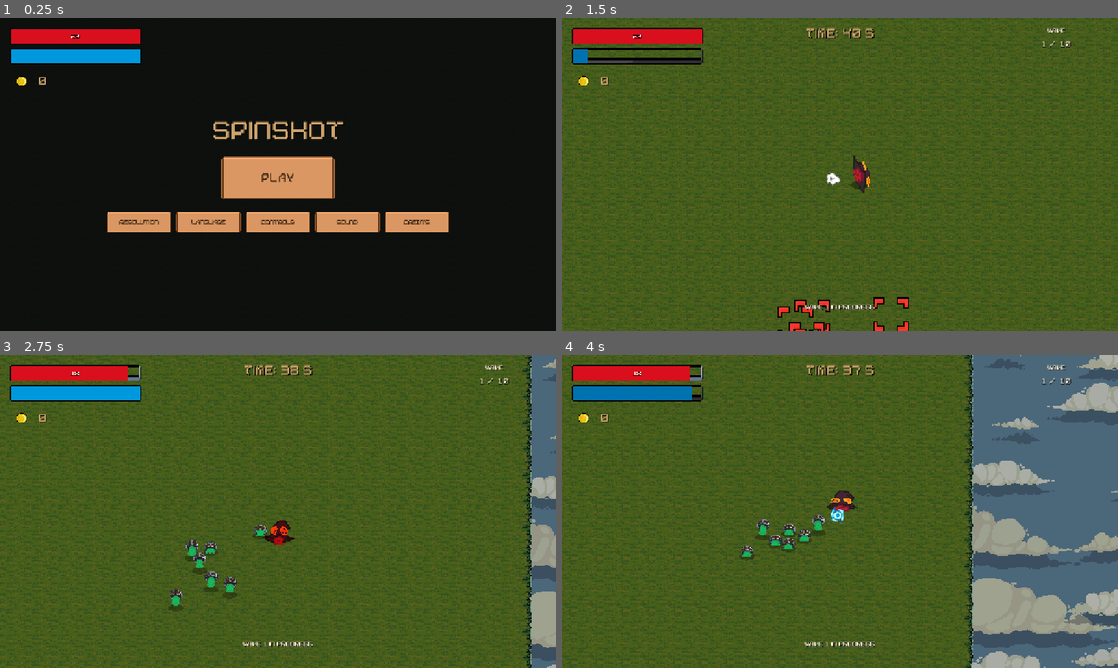
Above: before the commit, frames 1-4 (two rows, left to right).
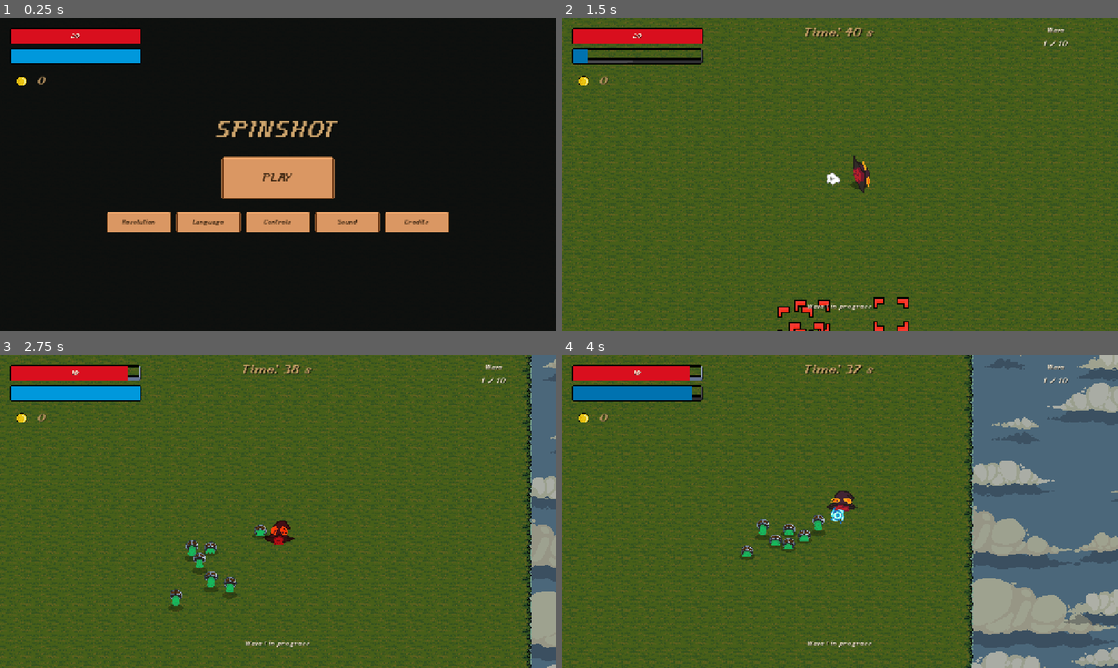
Above: after the commit, the same moments.

Repository: 4FCC/spinshot
Game: Godot game, scene res://Scenes/Main.tscn
The game is run twice, just before and just after one commit, with the same random seed, the same clock (stepped at 60 frames per second) and the same inputs.
Inputs (mouse positions are in pixels of both pictures, inside the frame that each line leads up to):
- Up to frame 1 (0.25 s): no input
- Up to frame 2 (1.5 s): click (840, 177) at 0.5 s; tap Enter at 1.25 s; move the mouse to (962, 158) at 1.27 s; hold D (Derecha) from 1.28 s (still down); tap Space (dodge) at 1.35 s
- Up to frame 3 (2.75 s): move the mouse to (166, 527) at 2.02 s; release D (Derecha) at 2.03 s; hold S (Abajo) from 2.03 s (still down); tap Space (dodge) at 2.1 s
- Up to frame 4 (4 s): move the mouse to (895, 442) at 2.77 s; release S (Abajo) at 2.78 s; hold D (Derecha) 2.78-3.53 s; hold N (end_wave) 2.78-3.53 s; tap Space (dodge) at 3.05, 3.8 s; move the mouse to (812, 574) at 3.52 s; hold W (Arriba) from 3.53 s (still down); right-click (812, 574) at 3.6 s

The runs differ from the first frame. In frame 1, 1.3% of the frame differs, in the area x 6-78%, y 4-67%; in frame 2, 0.6%; in frame 3, 0.6%; in frame 4, 0.6%.

Commit message:
Combat feedback, balance, shop card UI font/layout, credits
1. Friendly fire (own SpinShot hits player):
   - Plays the enemy-hit SFX and applies a knockback opposite to the impact
     (billy.apply_knockback + decaying _knockback).
   - During the post-hit invulnerability the player now blinks (red/alpha)
     to signal the no-damage window.

2. Balance:
   - ChargerMinion windup 0.45 -> 0.85 s (more time to react).
   - Bounce projectiles deal 25% less damage than the spawning shot
     (BOUNCE_DAMAGE_FACTOR).

3. Shop card UI:
   - Project font changed to 2Credits.
   - Fixed ItemCard layout: NameLabel and DescLabel no longer overlap;
     description is top-aligned, wrapped, clipped to its band so it can't
     spill into the cost row. Shortened the over-long Viking description.
   - Realigned helmet description ES translations that the earlier balance
     change had left mismatched (so they translate again).

4. Credits: 4FCC -> wym, and added the Pixabay music attributions
   (background/ambience, Khutulun, To The Death) in ES and EN.

Co-Authored-By: Claude Opus 4.8 <noreply@anthropic.com>
Claude-Session: https://claude.ai/code/session_01EVFDgn2qQnY3SEDFH6Bwyc

Diff:
--- a/Scenes/ItemCard.tscn
+++ b/Scenes/ItemCard.tscn
@@ -35,26 +35,29 @@
 
 [node name="NameLabel" type="Label" parent="." unique_id=176413957]
 layout_mode = 0
-offset_left = 60.0
-offset_top = 200.0
-offset_right = 340.0
-offset_bottom = 234.0
+offset_left = 44.0
+offset_top = 192.0
+offset_right = 356.0
+offset_bottom = 222.0
 theme_override_colors/font_color = Color(0.98, 0.86, 0.55, 1)
 theme_override_font_sizes/font_size = 22
 horizontal_alignment = 1
 vertical_alignment = 1
+autowrap_mode = 2
+clip_text = true
 
 [node name="DescLabel" type="Label" parent="." unique_id=734997012]
 layout_mode = 0
-offset_left = 69.0
-offset_top = 216.0
-offset_right = 329.0
-offset_bottom = 286.0
+offset_left = 40.0
+offset_top = 226.0
+offset_right = 360.0
+offset_bottom = 306.0
 theme_override_colors/font_color = Color(0.98, 0.94, 0.86, 1)
-theme_override_font_sizes/font_size = 16
+theme_override_font_sizes/font_size = 15
 horizontal_alignment = 1
-vertical_alignment = 1
+vertical_alignment = 0
 autowrap_mode = 2
+clip_text = true
 
 [node name="CostLabel" type="Label" parent="." unique_id=112753551]
 layout_mode = 0
--- a/Scripts/billy.gd
+++ b/Scripts/billy.gd
@@ -72,6 +72,11 @@
 var last_direction: Vector2 = Vector2.DOWN
 var is_invulnerable: bool = false
 var is_frozen: bool = false   # Congelado mientras la tienda está abierta
+
+# Empuje externo (fuego amigo del propio SpinShot). Se suma a la velocidad y decae.
+var _knockback: Vector2 = Vector2.ZERO
+const KNOCKBACK_FRICTION := 1500.0
+var _hurt_blink: Tween = null   # parpadeo de invulnerabilidad tras recibir daño
 
 # Dirección y giro acumulado del esquive (para la animación de girar)
 var dodge_direction: Vector2 = Vector2.ZERO
@@ -305,7 +310,15 @@
 		last_direction = input_direction.normalized()
 	else:
 		velocity = velocity.move_toward(Vector2.ZERO, friction * delta)
+	# Empuje de fuego amigo: se añade a la velocidad y se desvanece poco a poco.
+	if _knockback.length() > 1.0:
+		velocity += _knockback
+		_knockback = _knockback.move_toward(Vector2.ZERO, KNOCKBACK_FRICTION * delta)
 	move_and_slide()
+
+func apply_knockback(v: Vector2) -> void:
+	"""Empuje externo puntual (lo usa la SpinShot del propio jugador al golpearlo)."""
+	_knockback += v
 
 # =============================================================================
 # ESTADO: ESQUIVE (GIRAR)
@@ -313,6 +326,7 @@
 func start_dodge():
 	current_state = State.DODGE
 	dodge_elapsed = 0.0
+	_stop_hurt_blink()   # el esquive tiene su propia animación (giro)
 
 	# La dirección del esquive es la del input o, si está quieto, la última
 	dodge_direction = input_direction.normalized()
@@ -381,6 +395,23 @@
 
 	is_invulnerable = true
 	damage_timer.start()
+	_start_hurt_blink()   # parpadeo mientras dura la invulnerabilidad
+
+func _start_hurt_blink() -> void:
+	# Parpadeo rojo/transparente durante el periodo de invulnerabilidad, para
+	# avisar de que el jugador NO recibe daño en ese lapso.
+	if _hurt_blink != null and _hurt_blink.is_valid():
+		_hurt_blink.kill()
+	_hurt_blink = create_tween()
+	_hurt_blink.set_loops()
+	_hurt_blink.tween_property(sprite, "modulate", Color(1.0, 0.45, 0.45, 1.0), 0.11)
+	_hurt_blink.tween_property(sprite, "modulate", Color(1.0, 1.0, 1.0, 0.4), 0.11)
+
+func _stop_hurt_blink() -> void:
+	if _hurt_blink != null and _hurt_blink.is_valid():
+		_hurt_blink.kill()
+	_hurt_blink = null
+	sprite.modulate = Color.WHITE
 
 func _spawn_dust(dust_scale: float = 1.6) -> void:
 	var host := get_tree().current_scene
@@ -408,7 +439,7 @@
 	if current_state == State.DODGE:
 		return
 	is_invulnerable = false
-	sprite.modulate = Color.WHITE
+	_stop_hurt_blink()
 	if current_state == State.TAKING_DAMAGE:
 		current_state = State.MOVE
 
@@ -418,6 +449,7 @@
 func _die():
 	current_state = State.DEAD
 	velocity = Vector2.ZERO
+	_stop_hurt_blink()
 	sprite.modulate = Color(0.5, 0.5, 0.5)
 	sprite.rotation = 0.0
 	sprite.scale = _base_sprite_scale
--- a/Scripts/charger_minion.gd
+++ b/Scripts/charger_minion.gd
@@ -8,7 +8,7 @@
 
 @export_group("Carga")
 @export var charge_interval: float = 2.2   # Tiempo entre cargas
-@export var windup_time: float = 0.45      # Aviso antes de cargar (telegrafía)
+@export var windup_time: float = 0.85      # Aviso antes de cargar (telegrafía); más alto = más margen para reaccionar
 @export var charge_time: float = 0.45      # Duración de la carga
 @export var charge_speed: float = 820.0    # Velocidad durante la carga
 @export var charge_range: float = 600.0    # Distancia a la que decide cargar
--- a/Scripts/game_mode.gd
+++ b/Scripts/game_mode.gd
@@ -1255,7 +1255,7 @@
 func _credits_text() -> String:
 	# Texto bilingüe de créditos (nombres propios y títulos de assets sin traducir).
 	if I18n.current() == "es":
-		return "[center][b]Creadores[/b]\nSlimeForge y 4FCC[/center]\n\n" \
+		return "[center][b]Creadores[/b]\nSlimeForge y wym[/center]\n\n" \
 			+ "[b]Assets y Créditos[/b]\n\n" \
 			+ "[b]Arte y Gráficos[/b]\n" \
 			+ "- Mapa \"Tiny Swords\" por Pixel Frog\n" \
@@ -1270,9 +1270,11 @@
 			+ "- Sistema de Shop - Tutorial por 16BitDev\n" \
 			+ "- Máquina de Estados - Tutorial por Godot!\n\n" \
 			+ "[b]Música[/b]\n" \
-			+ "[Próximamente - Créditos de música en proceso]\n\n" \
+			+ "- Música de fondo y ambiente por Pixabay (https://pixabay.com/es/music/)\n" \
+			+ "- Khutulun (Fantasy & Battle) por Pixabay (https://pixabay.com/es/music/titulo-principal-khutulun-fantasy-amp-battle-background-music-115812/)\n" \
+			+ "- To The Death por Pixabay (https://pixabay.com/es/music/video-juegos-to-the-death-159171/)\n\n" \
 			+ "[b]Motor[/b]\nHecho con Godot Engine (godotengine.org)"
-	return "[center][b]Creators[/b]\nSlimeForge and 4FCC[/center]\n\n" \
+	return "[center][b]Creators[/b]\nSlimeForge and wym[/center]\n\n" \
 		+ "[b]Assets and Credits[/b]\n\n" \
 		+ "[b]Art and Graphics[/b]\n" \
 		+ "- Map \"Tiny Swords\" by Pixel Frog\n" \
@@ -1287,7 +1289,9 @@
 		+ "- Shop System - Tutorial by 16BitDev\n" \
 		+ "- State Machine - Tutorial by Godot!\n\n" \
 		+ "[b]Music[/b]\n" \
-		+ "[Coming soon - Music credits in progress]\n\n" \
+		+ "- Background and ambience music by Pixabay (https://pixabay.com/es/music/)\n" \
+		+ "- Khutulun (Fantasy & Battle) by Pixabay (https://pixabay.com/es/music/titulo-principal-khutulun-fantasy-amp-battle-background-music-115812/)\n" \
+		+ "- To The Death by Pixabay (https://pixabay.com/es/music/video-juegos-to-the-death-159171/)\n\n" \
 		+ "[b]Engine[/b]\nMade with Godot Engine (godotengine.org)"
 
 func _set_language(locale: String) -> void:
--- a/Scripts/i18n.gd
+++ b/Scripts/i18n.gd
@@ -122,15 +122,15 @@
 	"Per level, 25% chance to dodge when hit. Max 3.": "25% por nivel de esquivar al recibir daño. Máx 3.",
 	# --- Cascos ---
 	"Minion Helmet": "Casco de minion",
-	"-1 max health, +2 damage; longer dodge and shorter dodge cooldown.": "-1 vida máx., +2 daño; esquive más largo y menor enfriamiento de esquive.",
+	"-1 max health, +1 damage; longer dodge and shorter dodge cooldown.": "-1 vida máx., +1 daño; esquive más largo y menor enfriamiento.",
 	"Knight Helmet": "Casco de caballero",
-	"+5 max health, +3 damage; -20 speed and longer dodge cooldown.": "+5 vida máx., +3 daño; -20 velocidad y mayor enfriamiento de esquive.",
+	"+5 max health, +2 damage; -20 speed and longer dodge cooldown.": "+5 vida máx., +2 daño; -20 velocidad y mayor enfriamiento de esquive.",
 	"Viking Helmet": "Casco vikingo",
-	"-3 health, +5 damage; +10% chance to knock back touching enemies (max 50%). Past the cap: +1 health, +3 damage.": "-3 vida, +5 daño; +10% de empujar a los enemigos que te tocan (máx 50%). Pasado el tope: +1 vida, +3 daño.",
+	"-3 HP, +4 dmg. +10% knockback on touch (max 50%); after cap: +1 HP, +3 dmg.": "-3 vida, +4 daño. +10% de empuje al tocarte (máx 50%); tras el tope: +1 vida, +3 daño.",
 	"Captain Helmet": "Casco de capitán",
-	"+10 max health, +5 damage; frenzy (speed + damage) when below 50% health. Unlocked by defeating a Bigminion Capitán.": "+10 vida máx., +5 daño; frenesí (velocidad + daño) por debajo del 50% de vida. Se desbloquea al derrotar a un Bigminion Capitán.",
+	"+10 max health, +5 damage; frenzy (speed + damage) when below 50% health.": "+10 vida máx., +5 daño; frenesí (velocidad + daño) por debajo del 50% de vida.",
 	"Grand Captain Helmet": "Casco de gran capitán",
-	"+15 max health, +10 damage; summons 4 allied Capitanes. Unlocked by defeating the Gran Capitán.": "+15 vida máx., +10 daño; invoca 4 Capitanes aliados. Se desbloquea al derrotar al Gran Capitán.",
+	"+15 max health, +10 damage; summons 4 allied Capitanes.": "+15 vida máx., +10 daño; invoca 4 Capitanes aliados.",
 }
 
 func _ready() -> void:
--- a/Scripts/shop.gd
+++ b/Scripts/shop.gd
@@ -109,7 +109,7 @@
 			"desc": "+5 max health, +2 damage; -20 speed and longer dodge cooldown.", "life": 5, "dmg": 2,
 			"apply": func(p): p.add_soldier_helmet()},
 		{"id": "viking_helmet", "name": "Viking Helmet", "cost": 13, "max": 0, "icon": icon_viking_helmet,
-			"desc": "-3 health, +4 damage; +10% chance to knock back touching enemies (max 50%). Past the cap: +1 health, +3 damage.", "dmg": 4,
+			"desc": "-3 HP, +4 dmg. +10% knockback on touch (max 50%); after cap: +1 HP, +3 dmg.", "dmg": 4,
 			"apply": func(p): p.add_viking_helmet()},
 		{"id": "capitan_helmet", "name": "Captain Helmet", "cost": 22, "max": 1, "unlock": "capitan_helmet", "icon": icon_capitan_helmet,
 			"desc": "+10 max health, +5 damage; frenzy (speed + damage) when below 50% health.", "life": 10, "dmg": 5,
--- a/Scripts/spin_bullet.gd
+++ b/Scripts/spin_bullet.gd
@@ -47,6 +47,8 @@
 var _ignore_enemy: Node = null
 
 const EFFECT_SCENE := preload("res://Scenes/Effect.tscn")
+const FRIENDLY_KNOCKBACK := 360.0   # empuje al jugador por fuego amigo
+const BOUNCE_DAMAGE_FACTOR := 0.75  # las balas de rebote pegan un 25% menos
 
 
 func _ready() -> void:
@@ -157,6 +159,14 @@
 		# Gracia inicial solo para el jugador (la bala nace sobre él al disparar).
 		if not _can_damage:
 			return
+		# Fuego amigo: empuje al jugador en dirección OPUESTA al impacto + sonido de
+		# golpe (el mismo que los enemigos). El empuje se aplica antes del daño para
+		# que se note aunque el golpe lo mate.
+		var kb := (body.global_position - global_position)
+		kb = kb.normalized() if kb.length() > 0.0 else Vector2.DOWN
+		if body.has_method("apply_knockback"):
+			body.apply_knockback(kb * FRIENDLY_KNOCKBACK)
+		Audio.play("hit", 0.1, 35)
 		body.take_damage(damage)
 		queue_free()
 
@@ -200,6 +210,7 @@
 	for i in bounce_count:
 		var b = _make_child()
 		b.bounce_count = bounce_count - 1   # presupuesto decreciente: cadena finita
+		b.damage = maxi(1, int(round(damage * BOUNCE_DAMAGE_FACTOR)))  # -25% de daño (nerf)
 		b._ignore_enemy = source            # no vuelve a golpear al de origen
 		var ang := TAU * float(i) / float(bounce_count) + randf() * 0.6
 		b.setup_world(pos, Vector2.RIGHT.rotated(ang), pattern_mode)
--- a/project.godot
+++ b/project.godot
@@ -30,7 +30,7 @@
 
 [gui]
 
-theme/custom_font="res://Fuentes/01-Digit2000/01 Digit2000.ttf"
+theme/custom_font="res://Fuentes/2Credits/2Credits.ttf"
 theme/default_font_size=18
 
 [input]
